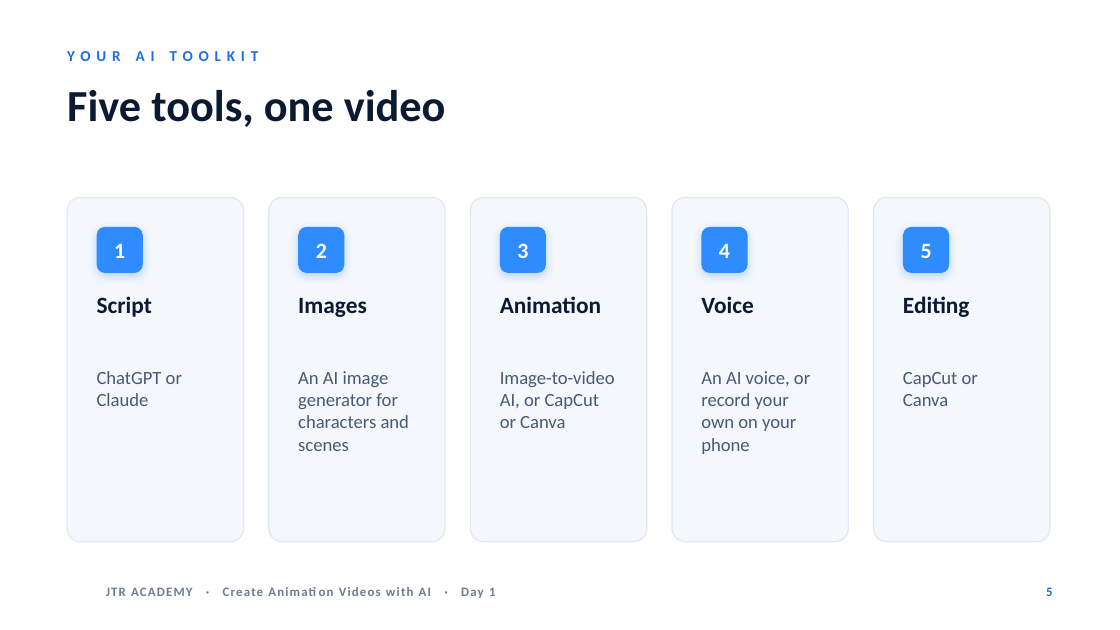
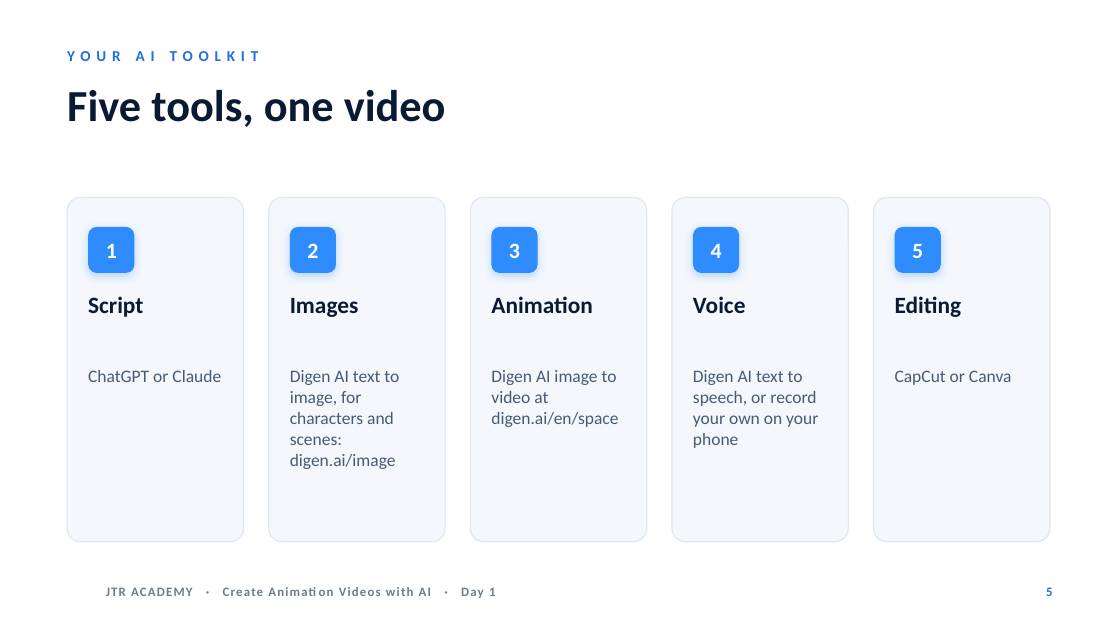
Before and after one commit to JulianaWada/JTR-Project, a slide deck: slide 5 of academy/public/slides/animation-videos-with-ai/day-1.pptx. Drawn at 1120x630 pixels with LibreOffice and Linux fonts; fonts in the diff are those of the drawing; background and template pictures are left out. Boxes give left, top, right and bottom in pixels: in the first picture for what was removed or moved away, otherwise in the second. Text is boxed around its words. In the diff, an @@ line names an element or a change of style, - is before the commit and + after.

```diff
--- a/academy/public/slides/animation-videos-with-ai/day-1.pptx
+++ b/academy/public/slides/animation-videos-with-ai/day-1.pptx
@@ 5 texts, 5 rounded rectangles: place and size @@
-5 texts, 5 rounded rectangles at bbox=[97, 227, 949, 273]
+5 texts, 5 rounded rectangles at bbox=[88, 227, 941, 273]
@@ text "Script": place and size @@
-text "Script" at bbox=[97, 296, 152, 317]
+text "Script" at bbox=[88, 296, 143, 317]
@@ text "Images": place and size @@
-text "Images" at bbox=[298, 298, 367, 317]
+text "Images" at bbox=[290, 298, 359, 317]
@@ text "Animation": place and size @@
-text "Animation" at bbox=[500, 296, 601, 313]
+text "Animation" at bbox=[491, 296, 592, 313]
@@ text "Voice": place and size @@
-text "Voice" at bbox=[701, 296, 754, 313]
+text "Voice" at bbox=[693, 296, 746, 313]
@@ text "Editing": place and size @@
-text "Editing" at bbox=[903, 296, 970, 317]
+text "Editing" at bbox=[895, 296, 962, 317]
@@ text "ChatGPT or Claude": place and size @@
-text "ChatGPT or Claude" at bbox=[97, 371, 182, 406]
+text "ChatGPT or Claude" at bbox=[88, 370, 221, 382]
@@ text "ChatGPT or Claude" at bbox=[88, 370, 221, 382]: size 16 to 15 pt @@
@@ text at bbox=[290, 370, 399, 469]: text changed; size 16 to 15 pt @@
-An AI image generator for characters and scenes
+Digen AI text to image, for characters and scenes: digen.ai/image
@@ text at bbox=[491, 370, 618, 427]: text changed; size 16 to 15 pt @@
-Image-to-video AI, or CapCut or Canva
+Digen AI image to video at digen.ai/en/space
@@ text at bbox=[693, 370, 818, 448]: text changed; size 16 to 15 pt @@
-An AI voice, or record your own on your phone
+Digen AI text to speech, or record your own on your phone
@@ text "CapCut or Canva" at bbox=[895, 370, 1012, 385]: size 16 to 15 pt @@
@@ text "CapCut or Canva": place and size @@
-text "CapCut or Canva" at bbox=[903, 372, 978, 406]
+text "CapCut or Canva" at bbox=[895, 370, 1012, 385]
```
Also in this commit, not shown: 16 other files.
